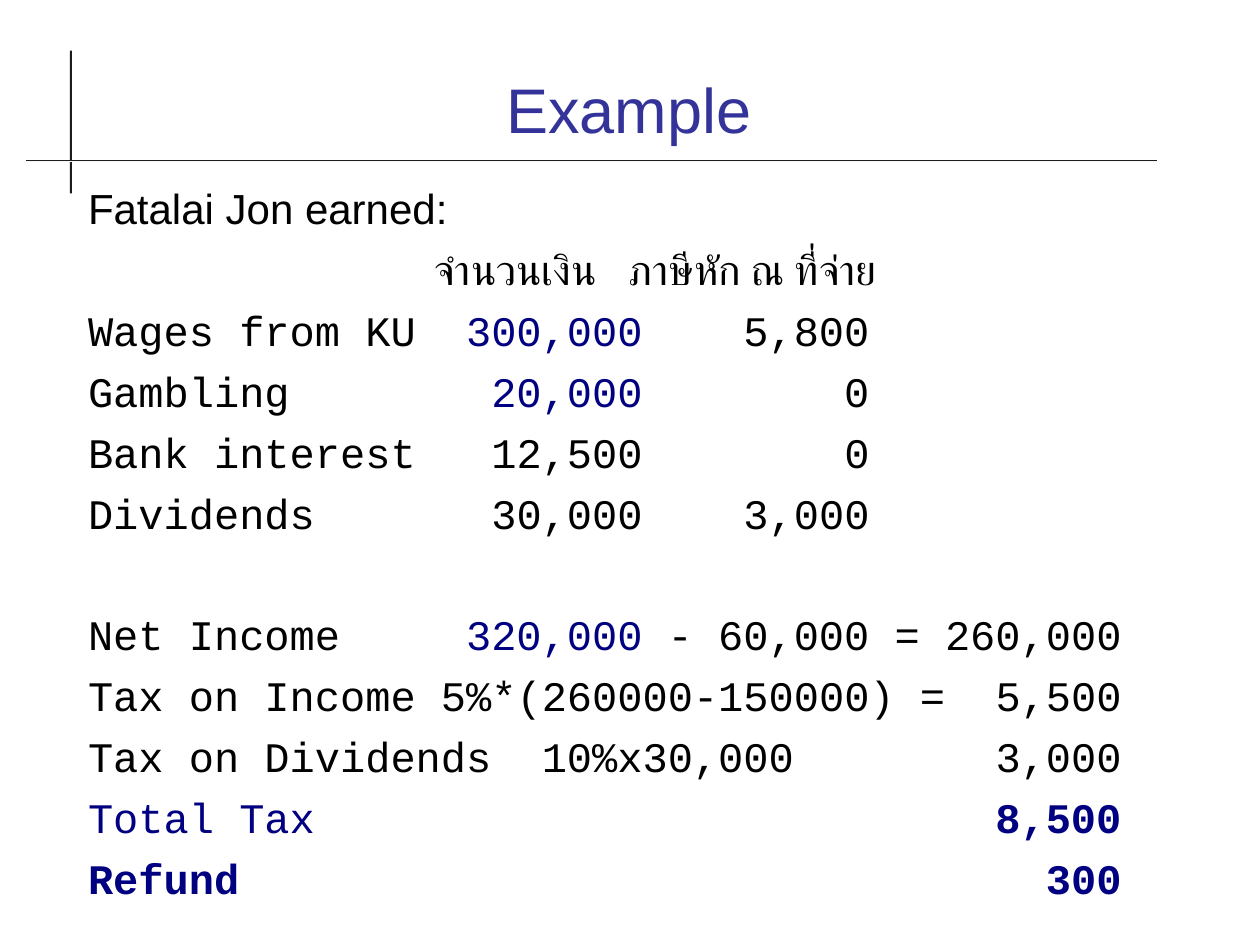
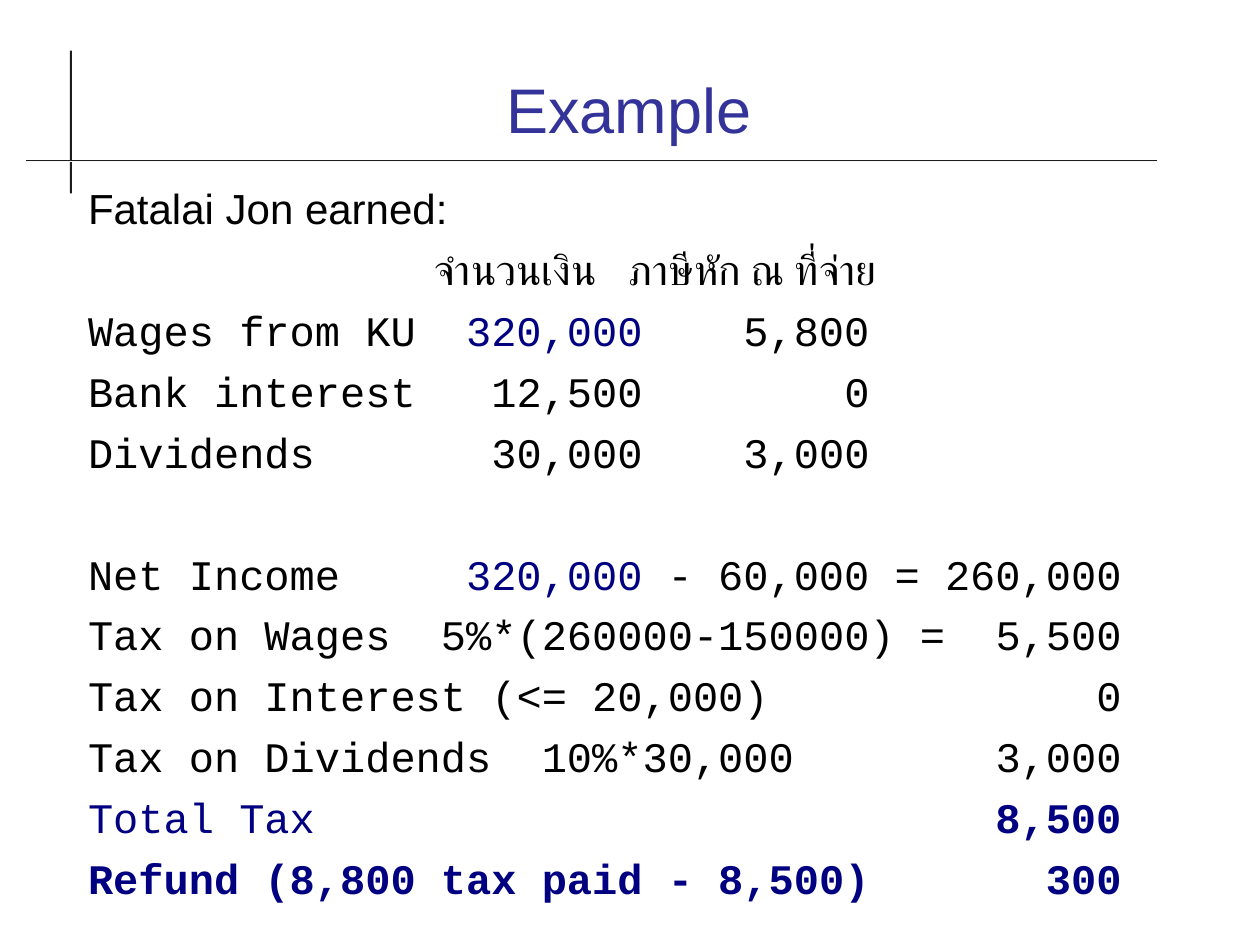
Before and after one commit to cpske/ISP, a slide deck: slide 7 of review/Week13-2022-Thai-Tax.odp. Drawn at 1260x945 pixels with LibreOffice and Linux fonts; fonts in the diff are those of the drawing. Boxes give left, top, right and bottom in pixels: in the first picture for what was removed or moved away, otherwise in the second. Text is boxed around its words. In the diff, an @@ line names an element or a change of style, - is before the commit and + after.

```diff
--- a/review/Week13-2022-Thai-Tax.odp
+++ b/review/Week13-2022-Thai-Tax.odp
@@ text at <box>88,316,869,355</box>: text changed @@
-Wages from KU 300,000 5,800
-Gambling 20,000 0
+Wages from KU 320,000 5,800
@@ text at <box>88,620,1122,780</box>: text changed @@
-Tax on Income 5%*(260000-150000) = 5,500
-Tax on Dividends 10%x30,000 3,000
+Tax on Wages 5%*(260000-150000) = 5,500
+Tax on Interest (<= 20,000) 0
+Tax on Dividends 10%*30,000 3,000
@@ text at <box>88,863,1122,903</box>: text changed @@
-Refund 300
+Refund (8,800 tax paid - 8,500) 300
```
Also in this commit, not shown: 10 other slides changed, 2 slides added, 1 slide removed, 2 other files.
